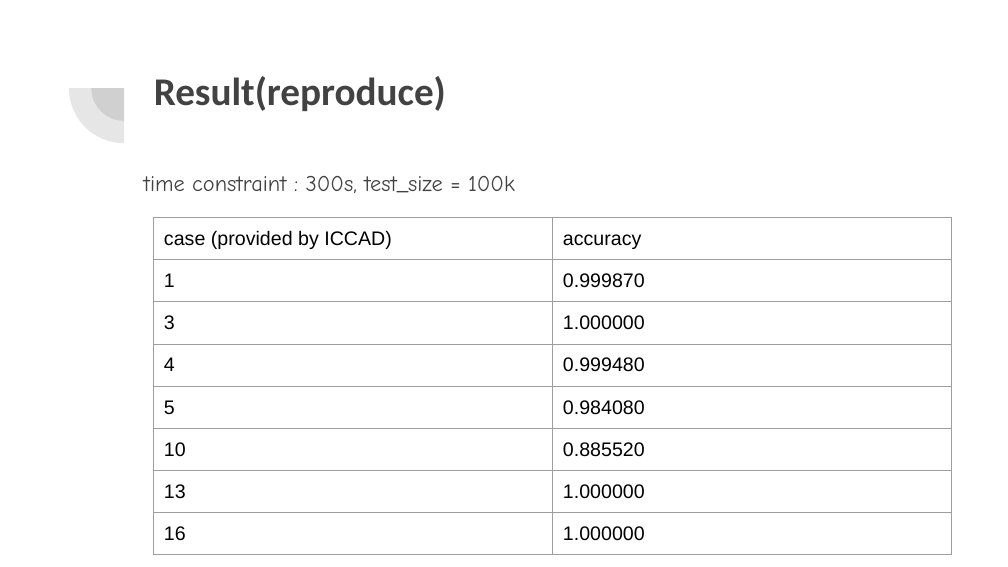
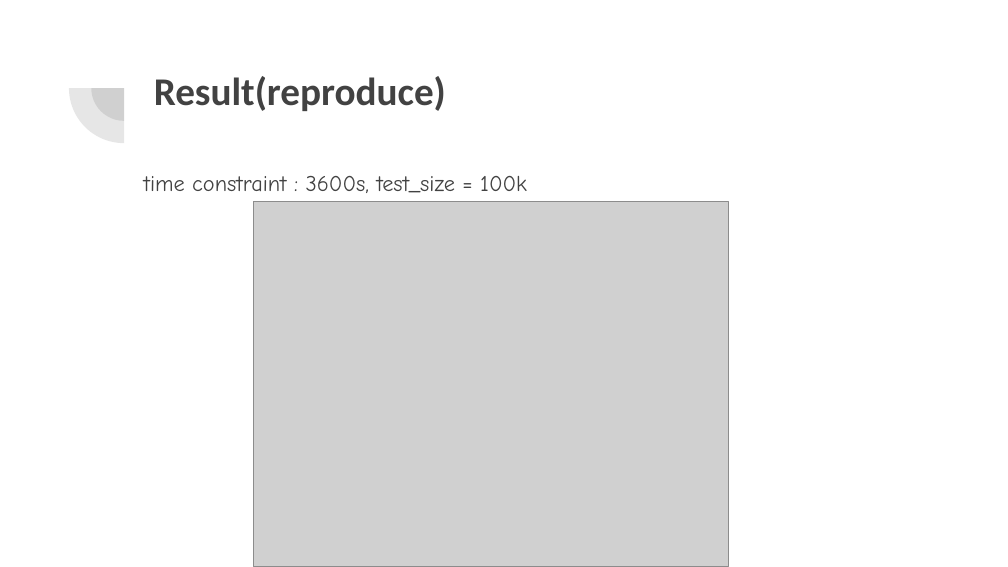
Before and after one commit to snoopysfriend/LogicRegression, a slide deck: slide 16 of ppt/LSV_final_project.pptx. Drawn at 1008x567 pixels with LibreOffice and Linux fonts; fonts in the diff are those of the drawing; grey boxes stand for pictures. Boxes give left, top, right and bottom in pixels: in the first picture for what was removed or moved away, otherwise in the second. Text is boxed around its words. In the diff, an @@ line names an element or a change of style, - is before the commit and + after.

Commit message:
ppt
ppt

```diff
--- a/ppt/LSV_final_project.pptx
+++ b/ppt/LSV_final_project.pptx
@@ text at bbox=[144, 176, 527, 193]: text changed @@
-time constraint : 300s, test_size = 100k
+time constraint : 3600s, test_size = 100k
@@ picture added at bbox=[253, 202, 729, 566] @@
@@ table removed at bbox=[154, 218, 953, 548], 8 rows, 2 columns @@
-case (provided by ICCAD) | accuracy
-1 | 0.999870
-3 | 1.000000
-4 | 0.999480
-5 | 0.984080
-10 | 0.885520
-13 | 1.000000
-16 | 1.000000
```
